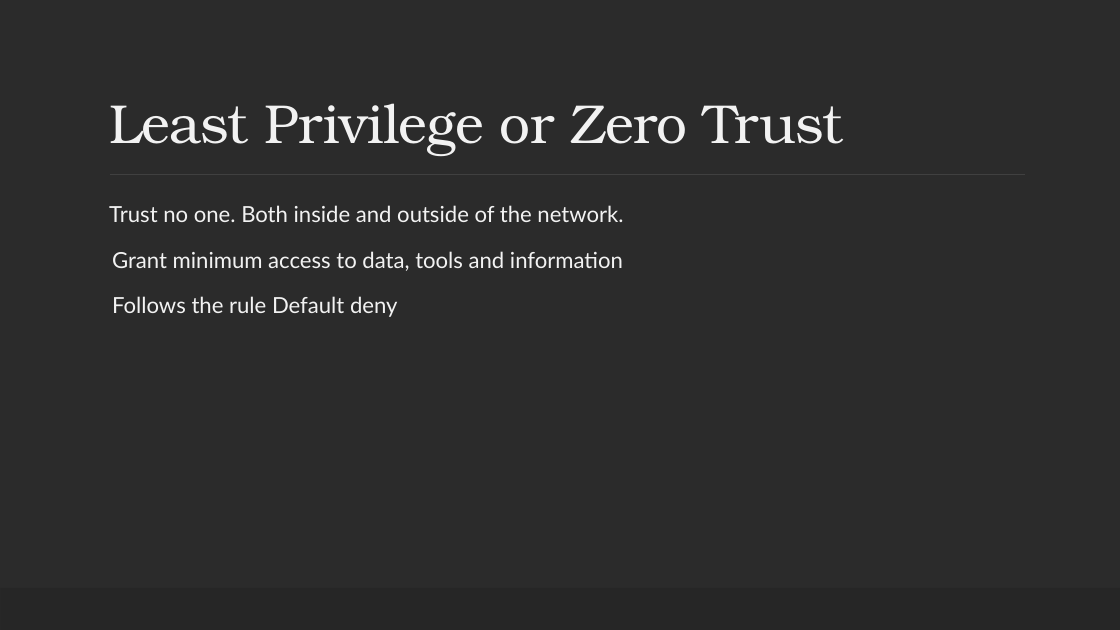
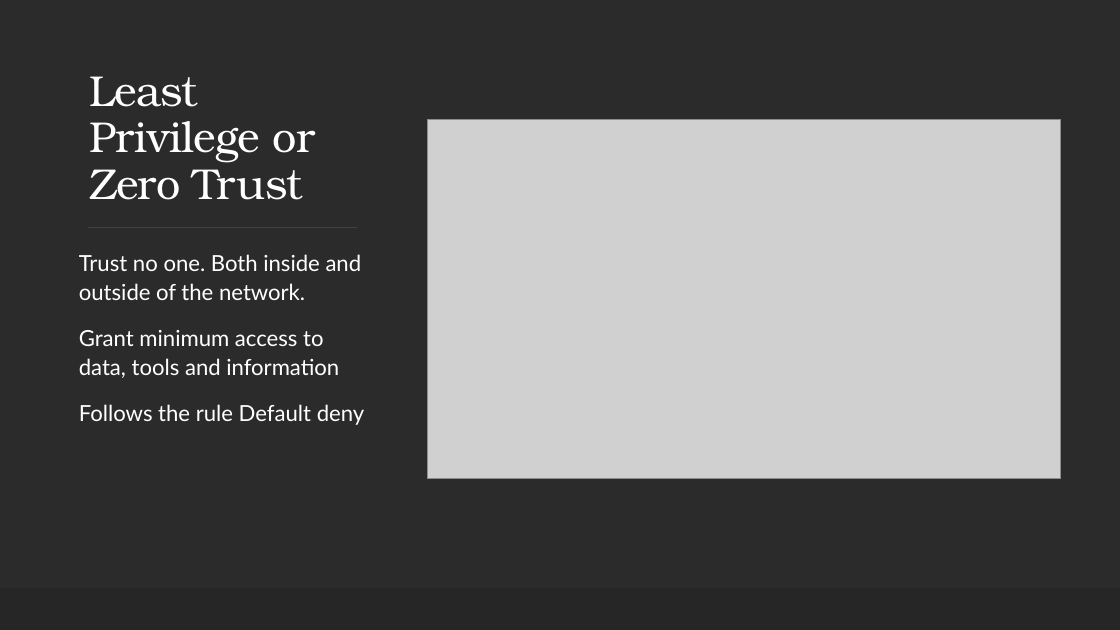
Before and after one commit to ronnie-1947/access-control-ppt, a slide deck: slide 39 of Access Control.pptx. Drawn at 1120x630 pixels with LibreOffice and Linux fonts; fonts in the diff are those of the drawing; grey boxes stand for pictures; background and template pictures are left out; a plain dark background stands for a picture behind light text. Boxes give left, top, right and bottom in pixels: in the first picture for what was removed or moved away, otherwise in the second. Text is boxed around its words. In the diff, an @@ line names an element or a change of style, - is before the commit and + after.

```diff
--- a/Access Control.pptx
+++ b/Access Control.pptx
@@ rectangle added at (x1=0, y1=0, x2=1120, y2=630), fill #FFFFFF @@
@@ title "Least Privilege or Zero Trust" moved from (x1=109, y1=103, x2=843, y2=156) to (x1=89, y1=76, x2=316, y2=200) @@
@@ title "Least Privilege or Zero Trust" at (x1=89, y1=76, x2=316, y2=200): size 47 to 37 pt, text colour #F2F2F2 to #FFFFFF @@
@@ picture added at (x1=428, y1=119, x2=1061, y2=479) @@
@@ line removed from (110, 175) to (1026, 175) @@
@@ line added from (88, 228) to (357, 228), #404040 1 pt @@
@@ text "Trust no one. Both inside ..." moved from (x1=109, y1=205, x2=623, y2=317) to (x1=79, y1=254, x2=365, y2=425) @@
@@ text "Trust no one. Both inside ..." at (x1=79, y1=254, x2=365, y2=425): text colour #F2F2F2 to #FFFFFF; bullet   to none @@
```
Also in this commit, not shown: 29 other slides changed, 1 slide added.
